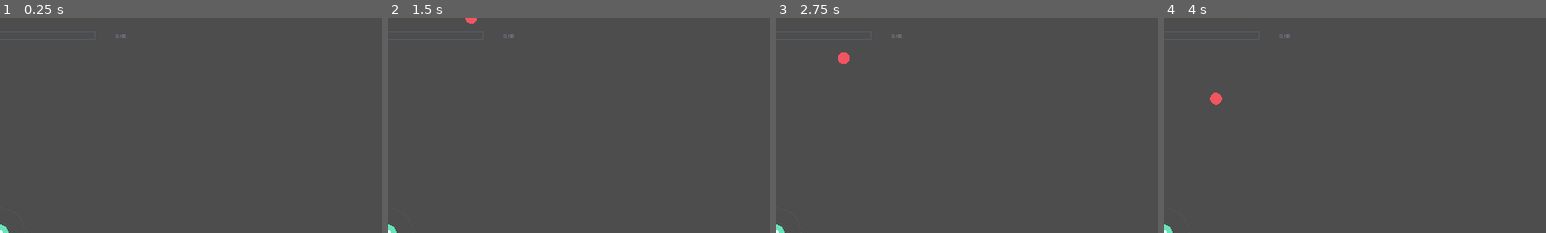
Above: before the commit, frames 1-4 (left to right).
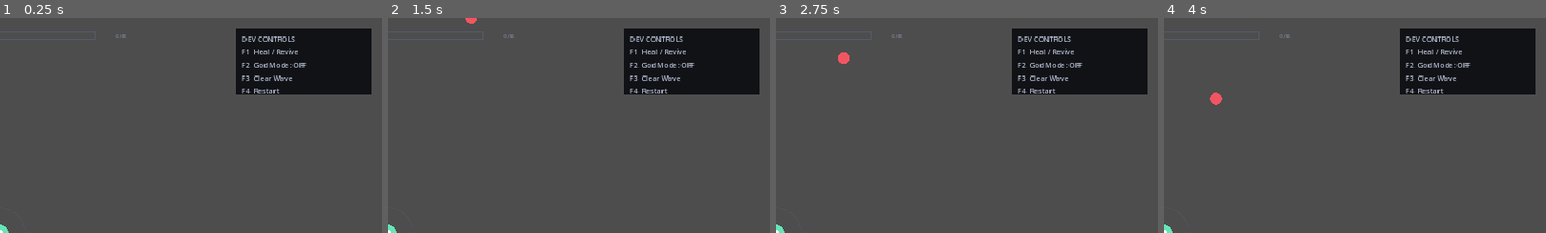
Above: after the commit, the same moments.

Repository: jlcuenca00/typing-roguelite
Game: Godot game, scene res://scenes/Main.tscn
The game is run twice, just before and just after one commit, with the same random seed, the same clock (stepped at 60 frames per second) and the same inputs.
Inputs:
- Up to frame 1 (0.25 s): no input
- Up to frame 2 (1.5 s): tap Enter at 0.5 s; tap R at 0.6 s; tap Space at 1.25 s; tap Tab at 1.35 s
- Up to frame 3 (2.75 s): tap R at 2.1 s
- Up to frame 4 (4 s): tap Tab at 2.85 s; tap R at 3.6 s
The pictures show only the part of the screen within x 50-100%, y 0-50%; the shares and areas given below are measured in that part.

The runs differ from the first frame. In frame 1, 11% of the frame differs, in the area x 61-98%, y 4-36%; in frame 2, 11%; in frame 3, 11%; in frame 4, 11%.
Error before the commit: Invalid assignment of property or key 'visible' with value of type 'bool' on a base object of type 'null instance'. (res://scripts/main.gd:191)

Commit message:
ui: make debug controls clearly visible in game

Diff:
--- a/game/scenes/Main.tscn
+++ b/game/scenes/Main.tscn
@@ -82,16 +82,28 @@
 theme_override_colors/font_outline_color = Color(0.04, 0.045, 0.055, 0.85)
 text = "Initializing..."
 
-[node name="DevLabel" type="Label" parent="HUD"]
+[node name="DevPanel" type="ColorRect" parent="HUD"]
 visible = false
-offset_left = 650.0
-offset_top = 684.0
-offset_right = 1260.0
-offset_bottom = 710.0
-theme_override_font_sizes/font_size = 11
-theme_override_colors/font_color = Color(0.48, 0.52, 0.60, 0.78)
-text = "DEV  F1 HEAL   F2 GOD OFF   F3 CLEAR WAVE   F4 RESTART"
-horizontal_alignment = 2
+z_index = 100
+offset_left = 1035.0
+offset_top = 18.0
+offset_right = 1262.0
+offset_bottom = 128.0
+mouse_filter = 2
+color = Color(0.035, 0.04, 0.055, 0.88)
+
+[node name="DevLabel" type="Label" parent="HUD/DevPanel"]
+offset_left = 10.0
+offset_top = 8.0
+offset_right = 217.0
+offset_bottom = 102.0
+theme_override_font_sizes/font_size = 12
+theme_override_colors/font_color = Color(0.72, 0.76, 0.84, 0.96)
+text = "DEV CONTROLS
+F1  Heal / Revive
+F2  God Mode: OFF
+F3  Clear Wave
+F4  Restart"
 
 [node name="TypingBackdrop" type="ColorRect" parent="HUD"]
 offset_left = 285.0
